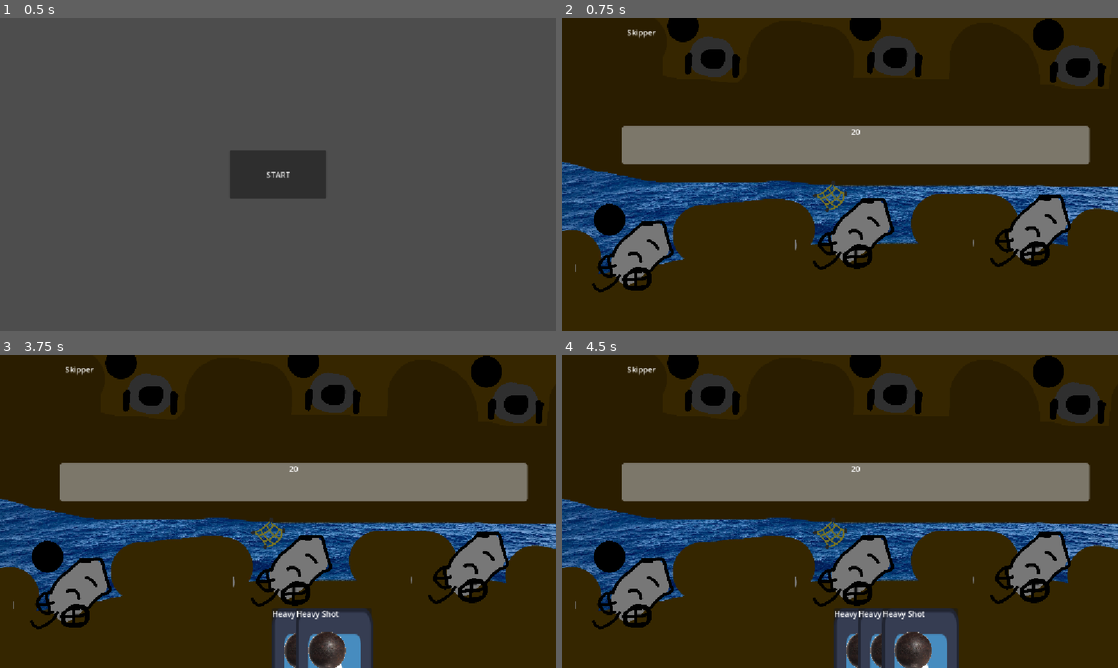
Above: before the commit, frames 1-4 (two rows, left to right).
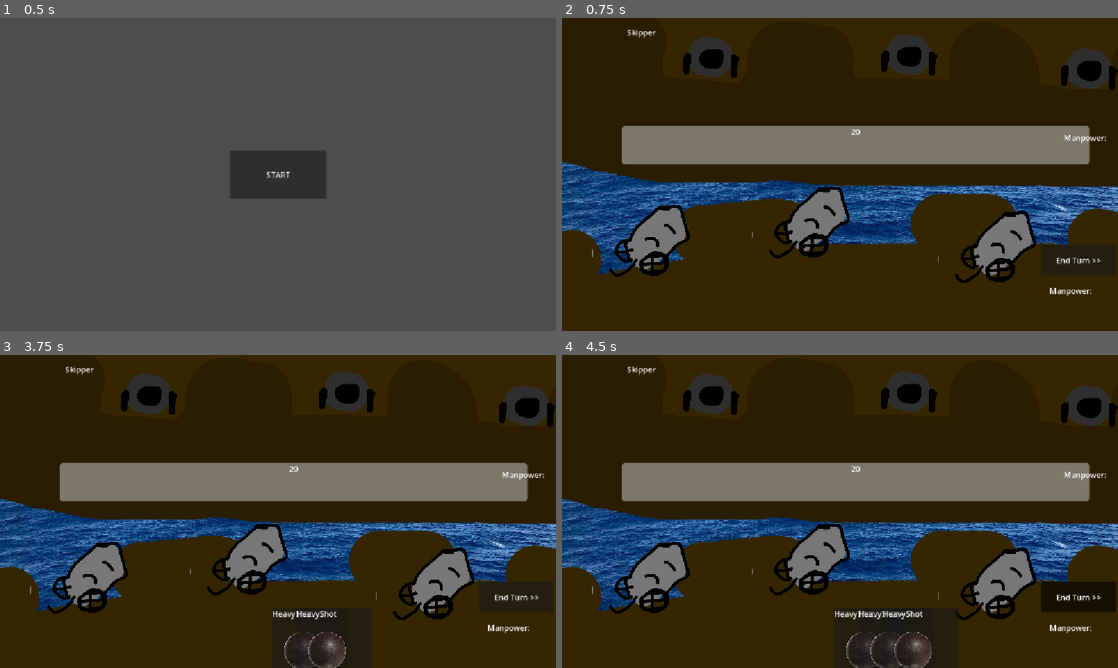
Above: after the commit, the same moments.

Repository: ataylor146/deckbuilder
Game: Godot game, scene res://Scenes/menu.tscn
Same seed, same stepped clock (60 frames per second), same inputs: the game is played once before the commit and once after it. The engine's default icon, where the game draws it, is replaced by a stand-in: a white triangle on a blue panel in a dark square.
Inputs (mouse positions are in pixels of both pictures, inside the frame that each line leads up to):
- Up to frame 1 (0.5 s): no input
- Up to frame 2 (0.75 s): click "START" at 0.5 s
- Up to frame 3 (3.75 s): click (517, 596) at 1.25 s, where only the run after the commit has a clickable "End Turn >>"; click (517, 596) at 2 s, where only the run after the commit has a clickable "End Turn >>"; click (517, 596) at 2.75 s, where only the run after the commit has a clickable "End Turn >>"; tap Enter (ui_accept) at 3.5 s; move the mouse to (400, 495) at 3.52 s; hold Enter (ui_accept) from 3.53 s (still down)
- Up to frame 4 (4.5 s): move the mouse to (728, 527) at 4.27 s; release Enter (ui_accept) at 4.28 s; tap Enter (ui_accept) at 4.35 s

Frame 1 is identical in both runs. In frame 2, 12% of the frame differs, in the area x 2-100%, y 0-89%; in frame 3, 14%; in frame 4, 16%, in the area x 2-100%, y 0-100%.

Commit message:
Implemented loading cards into cannons

Diff:
--- a/Scenes/board.tscn
+++ b/Scenes/board.tscn
@@ -3,7 +3,7 @@
 [ext_resource type="Script" uid="uid://dgqif6xctajgt" path="res://Scripts/board.gd" id="1_8l818"]
 [ext_resource type="Texture2D" uid="uid://dn14lajsy6sgk" path="res://Sprites/ocean.jpg" id="2_shhme"]
 [ext_resource type="PackedScene" uid="uid://bt8mo5dbelmf7" path="res://Scenes/enemy.tscn" id="3_8l818"]
-[ext_resource type="PackedScene" uid="uid://bcourr8d2yg0u" path="res://Scenes/cannon.tscn" id="4_shhme"]
+[ext_resource type="PackedScene" uid="uid://badu7qssc7g76" path="res://Scenes/player.tscn" id="5_s4i1f"]
 
 [node name="Board" type="Node2D" unique_id=687119862]
 script = ExtResource("1_8l818")
@@ -18,27 +18,14 @@
 
 [node name="Enemy" parent="." unique_id=282441340 instance=ExtResource("3_8l818")]
 
-[node name="Cannon" parent="." unique_id=1691383367 instance=ExtResource("4_shhme")]
-position = Vector2(170, 489)
+[node name="Player" parent="." unique_id=499854778 instance=ExtResource("5_s4i1f")]
 
-[node name="Cannon2" parent="." unique_id=887126168 instance=ExtResource("4_shhme")]
-position = Vector2(627, 442)
-loadedMunition = 2
-
-[node name="Cannon3" parent="." unique_id=575758701 instance=ExtResource("4_shhme")]
-position = Vector2(994, 436)
-loadedMunition = 0
-
-[node name="Cannon4" parent="." unique_id=1549919177 instance=ExtResource("4_shhme")]
-position = Vector2(700, 86)
-opposing = true
-
-[node name="Cannon5" parent="." unique_id=997904421 instance=ExtResource("4_shhme")]
-position = Vector2(1079, 106)
-opposing = true
-
-[node name="Cannon6" parent="." unique_id=1239653606 instance=ExtResource("4_shhme")]
-position = Vector2(322, 88)
-opposing = true
+[node name="Button" type="Button" parent="." unique_id=1048036788]
+offset_left = 993.0
+offset_top = 470.0
+offset_right = 1148.0
+offset_bottom = 533.0
+toggle_mode = true
+text = "End Turn >>"
 
 [connection signal="defeated" from="Enemy" to="." method="_on_enemy_defeated"]
--- a/Scenes/cannon.tscn
+++ b/Scenes/cannon.tscn
@@ -6,7 +6,6 @@
 
 [node name="Cannon" type="Node2D" unique_id=1691383367]
 script = ExtResource("1_qlvt6")
-loadedMunition = 1
 
 [node name="CannonSprite" type="Sprite2D" parent="." unique_id=719605613]
 scale = Vector2(0.47750002, 0.47750002)
--- a/Scenes/card.tscn
+++ b/Scenes/card.tscn
@@ -4,15 +4,11 @@
 [ext_resource type="Texture2D" uid="uid://ds76jbuigsfso" path="res://Sprites/icon.svg" id="2_brehn"]
 
 [node name="Card" type="Button" unique_id=1031192252]
-offset_right = 156.0
-offset_bottom = 283.0
+offset_left = -72.0
+offset_top = -128.0
+offset_right = 84.0
+offset_bottom = 155.0
 script = ExtResource("1_wf8id")
-
-[node name="TextureRect" type="TextureRect" parent="." unique_id=1402898731]
-layout_mode = 0
-offset_right = 159.0
-offset_bottom = 287.0
-texture = ExtResource("2_brehn")
 
 [node name="VBoxContainer" type="VBoxContainer" parent="." unique_id=81723631]
 layout_mode = 0
--- a/Scenes/enemy.tscn
+++ b/Scenes/enemy.tscn
@@ -2,6 +2,7 @@
 
 [ext_resource type="Script" uid="uid://phkco4yutgq5" path="res://Scripts/enemy.gd" id="1_1f0kj"]
 [ext_resource type="Texture2D" uid="uid://caekgkhp6tah7" path="res://Sprites/opposingShip.png" id="2_1f0kj"]
+[ext_resource type="PackedScene" uid="uid://bcourr8d2yg0u" path="res://Scenes/cannon.tscn" id="3_afpow"]
 
 [node name="Enemy" type="Node2D" unique_id=282441340]
 script = ExtResource("1_1f0kj")
@@ -44,3 +45,22 @@
 offset_right = 5.0
 grow_horizontal = 2
 grow_vertical = 2
+
+[node name="Manpower" type="Label" parent="." unique_id=678541104]
+offset_left = 1040.0
+offset_top = 236.0
+offset_right = 1080.0
+offset_bottom = 259.0
+text = "Manpower:"
+
+[node name="Cannon" parent="." unique_id=1691383367 instance=ExtResource("3_afpow")]
+position = Vector2(319, 88)
+opposing = true
+
+[node name="Cannon2" parent="." unique_id=1210583948 instance=ExtResource("3_afpow")]
+position = Vector2(729, 83)
+opposing = true
+
+[node name="Cannon3" parent="." unique_id=737801905 instance=ExtResource("3_afpow")]
+position = Vector2(1102, 112)
+opposing = true
--- a/Scenes/player.tscn
+++ b/Scenes/player.tscn
@@ -1,6 +1,23 @@
 [gd_scene format=3 uid="uid://badu7qssc7g76"]
 
 [ext_resource type="Script" uid="uid://deq2gmghcnj8y" path="res://Scripts/player.gd" id="1_v0iea"]
+[ext_resource type="PackedScene" uid="uid://bcourr8d2yg0u" path="res://Scenes/cannon.tscn" id="2_cvnsp"]
 
 [node name="Player" type="Node2D" unique_id=499854778]
 script = ExtResource("1_v0iea")
+
+[node name="Cannon" parent="." unique_id=1691383367 instance=ExtResource("2_cvnsp")]
+position = Vector2(205, 457)
+
+[node name="Cannon2" parent="." unique_id=1756143577 instance=ExtResource("2_cvnsp")]
+position = Vector2(536, 419)
+
+[node name="Cannon3" parent="." unique_id=1840513679 instance=ExtResource("2_cvnsp")]
+position = Vector2(922, 470)
+
+[node name="Manpower" type="Label" parent="." unique_id=38064966]
+offset_left = 1010.0
+offset_top = 553.0
+offset_right = 1102.0
+offset_bottom = 576.0
+text = "Manpower: "
--- a/Scripts/board.gd
+++ b/Scripts/board.gd
@@ -7,11 +7,13 @@
 var n_cannon:PackedScene = load("res://Scenes/cannon.tscn")
 
 var cardsInHand: Array[Card]
-var cannons: Array[Cannon]
+
+var step = true
 
 # Called when the node enters the scene tree for the first time.
 func _ready() -> void:
 	$Enemy.setup(load("res://enemies/skipper.tres"))
+
 
 func handPositions(count: int) -> Array[Vector2]:
 	var result: Array[Vector2]
@@ -31,15 +33,14 @@
 		cardsInHand[i].homePosition = positions[i]
 
 func drawCard(data:CardData):
-
 	var newCard:Card = n_card.instantiate()
 	newCard.setup(data)
 	cardsInHand.append(newCard)
 
 	add_child(newCard)
 	newCard.cardPlaced.connect(_on_card_card_placed)
-	newCard.doDamage.connect(_damage_enemy)
 	arrangeHand()
+
 
 # Called every frame. 'delta' is the elapsed time since the previous frame.
 func _process(delta: float) -> void:
@@ -50,10 +51,26 @@
 		drawCard(load("res://cards/heavy_shot.tres"))
 
 
-func _on_card_card_placed(card:Node) -> void:
-	if card.position.y < 200:
-		card.play()
-		cardsInHand.erase(card)
+func _on_card_card_placed(card:Card) -> void:
+	if card.cardType == CardData.CardType.MUNITION and card.munition != Cannon.Munition.NONE:
+		var closestCannon = find_nearest_cannon(card)
+		if closestCannon != null and closestCannon.loadedMunition == Cannon.Munition.NONE:
+			closestCannon.loadedMunition = card.munition
+			closestCannon.updateMunition()
+			card.queue_free()
+			cardsInHand.erase(card)
+			arrangeHand()
+
+func find_nearest_cannon(card:Card) -> Cannon:
+	var nearest: Cannon = $Player.cannons[0]
+	for i in $Player.cannons:
+		if i.position.distance_to(card.position) < nearest.position.distance_to(card.position):
+			nearest = i
+	if nearest.position.distance_to(card.position) < 200:
+		return nearest
+	else:
+		return null
+
 
 func _damage_enemy(amount:int) -> void:
 	$Enemy.take_damage(amount)
--- a/Scripts/cannon.gd
+++ b/Scripts/cannon.gd
@@ -17,6 +17,8 @@
 }
 
 func updateMunition():
+	print(loadedMunition)
+	munitionSprite.visible = true
 	match loadedMunition:
 		Munition.CANNONBALL:
 			munitionSprite.texture = load("res://Sprites/cannonball.png")
--- a/Scripts/card.gd
+++ b/Scripts/card.gd
@@ -2,12 +2,14 @@
 extends Button
 
 signal cardPlaced(Card)
-signal doDamage(amount:int)
 
 var grabPos : Vector2
 var formerPos : Vector2
 var formerZ: int
 var data : CardData
+var munition: Cannon.Munition
+var cardType: CardData.CardType
+
 @export var homePosition : Vector2
 
 
@@ -40,16 +42,16 @@
 func _apply_data() -> void:
 	$VBoxContainer/HBoxContainer/Title.text = data.cardName
 	$VBoxContainer/Art.texture = data.art
+
 	if not data.description.is_empty():
 		$VBoxContainer/Description.text = data.description
 	else:
 		$VBoxContainer/Description.text = data.getDefaultDescription()
+	cardType = data.cardType
+	munition = data.munition
 
 func play():
-	if data.cardType == CardData.CardType.DAMAGE:
-		emit_signal("doDamage", data.amount)
-	else:
-		print("unimplemented effect")
+	print("unimplemented effect")
 	queue_free()
 
 func setHomePos(p: Vector2):
--- a/Scripts/card_data.gd
+++ b/Scripts/card_data.gd
@@ -2,7 +2,7 @@
 class_name CardData
 
 enum CardType {
-	DAMAGE,
+	MUNITION,
 	DEFENSE,
 	EFFECT,
 }
@@ -17,13 +17,13 @@
 
 @export var cardName := "New Card"
 @export_multiline var description := ""
-@export var cardType := CardType.DAMAGE
+@export var cardType := CardType.MUNITION
 @export_range(0, 10) var manaCost := 1
 
 @export_range(0, 99) var amount := 1
 
 @export var effect := EffectType.NONE
-
+@export var munition := Cannon.Munition.NONE
 @export var art: Texture2D
 
 func getDescription() -> String:
@@ -33,7 +33,7 @@
 
 func getDefaultDescription() -> String:
 	match cardType:
-		CardType.DAMAGE:
+		CardType.MUNITION:
 			return "Deal %d damage." % amount
 		CardType.DEFENSE:
 			return "Gain %d block." % amount
@@ -53,7 +53,7 @@
 
 func getTypeName() -> String:
 	match cardType:
-		CardType.DAMAGE: return "Damage"
+		CardType.MUNITION: return "Munition"
 		CardType.DEFENSE: return "Defense"
 		CardType.EFFECT: return "Effect"
 	return "Unknown"
--- a/Scripts/enemy.gd
+++ b/Scripts/enemy.gd
@@ -11,11 +11,12 @@
 @onready var hp_text: Label = $HP/Label
 @onready var nametag: Label = $Name
 
+var cannons: Array[Cannon]
+
 func _ready():
+	cannons.append_array([$Cannon, $Cannon2, $Cannon3])
 	progress_bar.max_value = MAX_HP
 	update_ui()
-	print(progress_bar.value)
-	print(progress_bar.max_value)
 
 func setup(enemy_data:EnemyData) -> void:
 	data = enemy_data
--- a/Scripts/player.gd
+++ b/Scripts/player.gd
@@ -1,18 +1,21 @@
 extends Node2D
 
 var MAX_HP = 100
-var MANA_PER_ROUND = 3
+var manpowerPerRound = 3
+var manpower = 3
 var CANNONS = 3
 var hp = MAX_HP
 var block = 0
 
+var cannons: Array[Cannon]
+
+func setManpower(n: int):
+	manpower = n
+	$Manpower.text = "Manpower: " + str(n)
+
 func _ready() -> void:
-	pass
+	cannons.append_array([$Cannon, $Cannon2, $Cannon3])
 
-func test_damage():
-	while hp > 0:
-		await get_tree().create_timer(0.1).timeout
-		take_damage(1)
 
 func take_damage(dmg: int) -> void:
 	var absorbed = min(block, dmg)
--- a/cards/brace.tres
+++ b/cards/brace.tres
@@ -6,6 +6,8 @@
 [resource]
 script = ExtResource("1_cd")
 cardName = "Brace"
+description = null
 cardType = 1
+manaCost = null
 amount = 5
 art = ExtResource("1_4op2w")
--- a/cards/heavy_shot.tres
+++ b/cards/heavy_shot.tres
@@ -5,7 +5,8 @@
 
 [resource]
 script = ExtResource("1_cd")
-cardName = "Heavy Shot"
+cardName = "HeavyShot"
 manaCost = 2
 amount = 11
+munition = 1
 art = ExtResource("1_jirl3")
